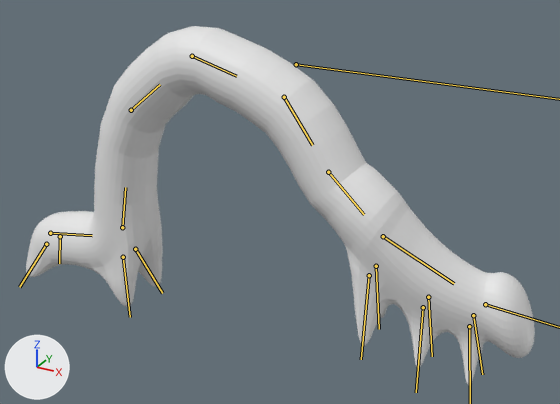
The FBX model FBX/inchwormCharacterV3.fbx: old version first, new version second.
Rendered twice from a 50 mm lens placed at (6.23, -11.92, 9.19), pointed at (-0.6, 0.5, 2.98). The lights are fixed; the arrows at lower left show +X, +Y and +Z. Both versions are drawn at frame 9 of the action 'peelar|walkCycle'; the numbers are the values there. The bones that bend it are drawn over the model as lines.

The first picture shows 'peelar.001'.
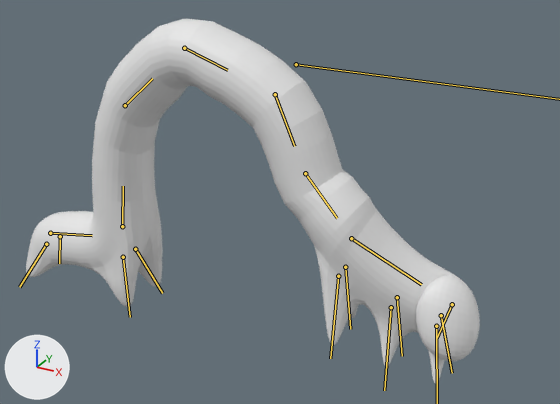
Where the change shows, as pixel boxes [x1, y1, x2, y2] in the pictures (560 x 404 px):
'peelar.001', posed (11% narrower): before [26, 26, 535, 385]; after [26, 19, 480, 384]
bone 'MidBodyDeform.001', root to tip: before (122, 227) to (125, 187); after (122, 226) to (123, 186)
bone 'MidBodyDeform.002', root to tip: before (131, 110) to (160, 84); after (125, 105) to (152, 78)
bone 'MidBodyDeform.003', root to tip: before (192, 56) to (236, 76); after (184, 48) to (227, 70)
bone 'MidBodyDeform.004', root to tip: before (284, 97) to (312, 145); after (275, 94) to (294, 146)
bone 'MidBodyDeform.005', root to tip: before (328, 172) to (364, 214); after (305, 173) to (337, 218)
bone 'stretchController.005', root to tip: before (383, 236) to (383, 236); after (351, 238) to (351, 238)

The edits, one by one:
Bone 'MidBodyDeform.001' (bone_midbodydeform_001) moves from (0.0, 0.18, 0.17) to (0.0, 0.19, 0.19).
Bone 'MidBodyDeform.001' (bone_midbodydeform_001) turns from (41, 0, 0) to (45, 0, 0) degrees about its own x, y and z.
Bone 'MidBodyDeform.002' (bone_midbodydeform_002) moves from (0.0, 0.11, 2.1) to (0.0, 0.01, 2.24).
Bone 'MidBodyDeform.002' (bone_midbodydeform_002) turns from (12, 0, 0) to (14, 0, 0) degrees about its own x, y and z.
Bone 'MidBodyDeform.003' (bone_midbodydeform_003) moves from (0.0, -0.98, 2.34) to (0.0, -1.14, 2.49).
Bone 'MidBodyDeform.003' (bone_midbodydeform_003) turns from (-19, 0, 0) to (-22, 0, 0) degrees about its own x, y and z.
Bone 'MidBodyDeform.004' (bone_midbodydeform_004) moves from (0.01, -1.62, 1.11) to (0.01, -1.81, 1.06).
Bone 'MidBodyDeform.004' (bone_midbodydeform_004) turns from (-33, 0, 0) to (-45, 0, 0) degrees about its own x, y and z.
Bone 'MidBodyDeform.005' (bone_midbodydeform_005) moves from (0.0, -2.0, -0.35) to (-0.01, -2.29, -0.74).
Bone 'MidBodyDeform.005' (bone_midbodydeform_005) turns from (-4, 0, 0) to (-10, 0, 0) degrees about its own x, y and z.
Bone 'stretchController.005' (bone_stretchcontroller_005) moves from (-2.12, 1.09, 0.0) to (-2.73, 0.91, 0.0).
Bone 'Head' (bone_head) turns from (0, 0, 0) to (90, 0, 0) degrees about its own x, y and z.
